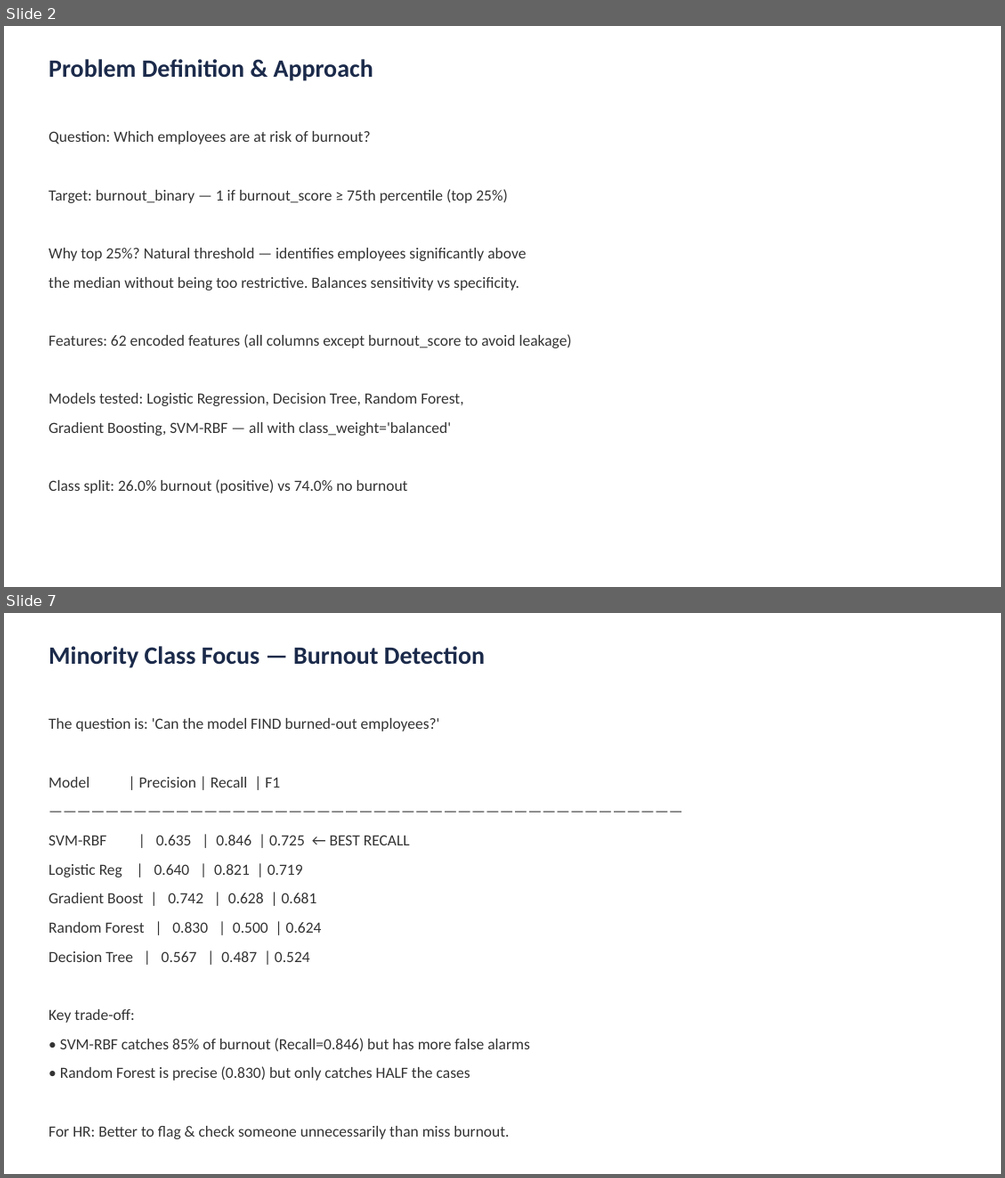
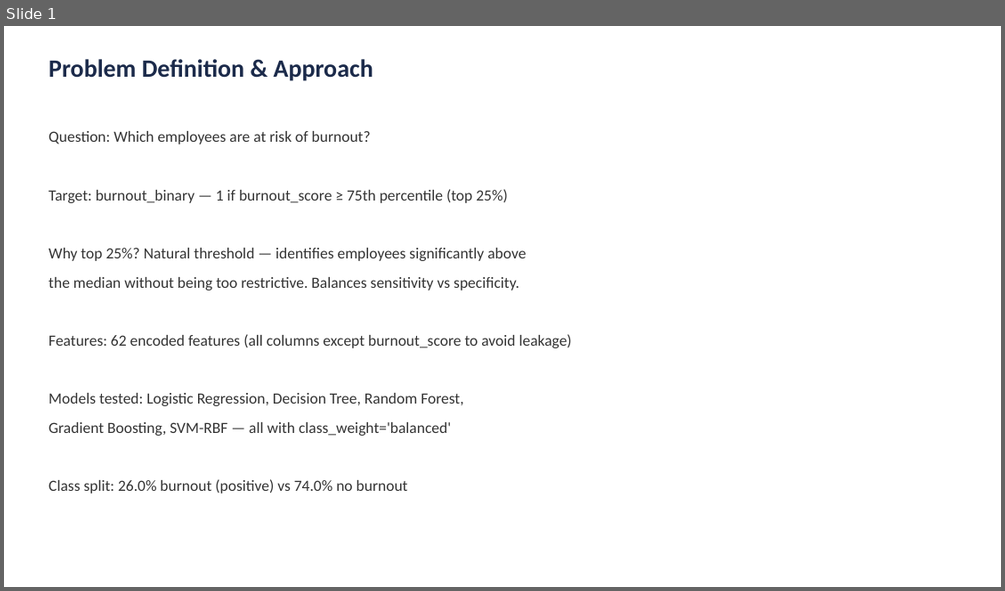
Before and after one commit to savnaysin/SEIS763-01-class, a slide deck: project/Q1_Burnout_Analysis.pptx. Shown one above the other, each under a label of ours: slides 2 and 7 before the commit, slide 1 after it; the slides between them are not shown. The pictures are 1005x1178 and 1005x591 pixels, drawn with LibreOffice and Linux fonts; fonts in the diff are those of the drawing. Boxes give left, top, right and bottom in pixels: in the first picture for what was removed or moved away, otherwise in the second. Text is boxed around its words. In the diff, an @@ line names an element or a change of style, - is before the commit and + after.

```diff
--- a/project/Q1_Burnout_Analysis.pptx
+++ b/project/Q1_Burnout_Analysis.pptx
@@ slide 7 removed at <box>4,613,1001,1174</box>, background #FFFFFF @@
@@ text removed at <box>48,646,485,668</box> @@
-Minority Class Focus — Burnout Detection
@@ text removed at <box>48,718,530,1139</box> @@
-The question is: 'Can the model FIND burned-out employees?'
-Model | Precision | Recall | F1
-—————————————————————————————————————————————
-SVM-RBF | 0.635 | 0.846 | 0.725 ← BEST RECALL
-Logistic Reg | 0.640 | 0.821 | 0.719
-Gradient Boost | 0.742 | 0.628 | 0.681
-Random Forest | 0.830 | 0.500 | 0.624
-Decision Tree | 0.567 | 0.487 | 0.524
-Key trade-off:
-• SVM-RBF catches 85% of burnout (Recall=0.846) but has more false alarms
-• Random Forest is precise (0.830) but only catches HALF the cases
-For HR: Better to flag & check someone unnecessarily than miss burnout.
@@ what was slide 2 is now slide 1 @@
```
Also in this commit, not shown: 6 slides changed, 1 slide added, 3 other slides removed.
